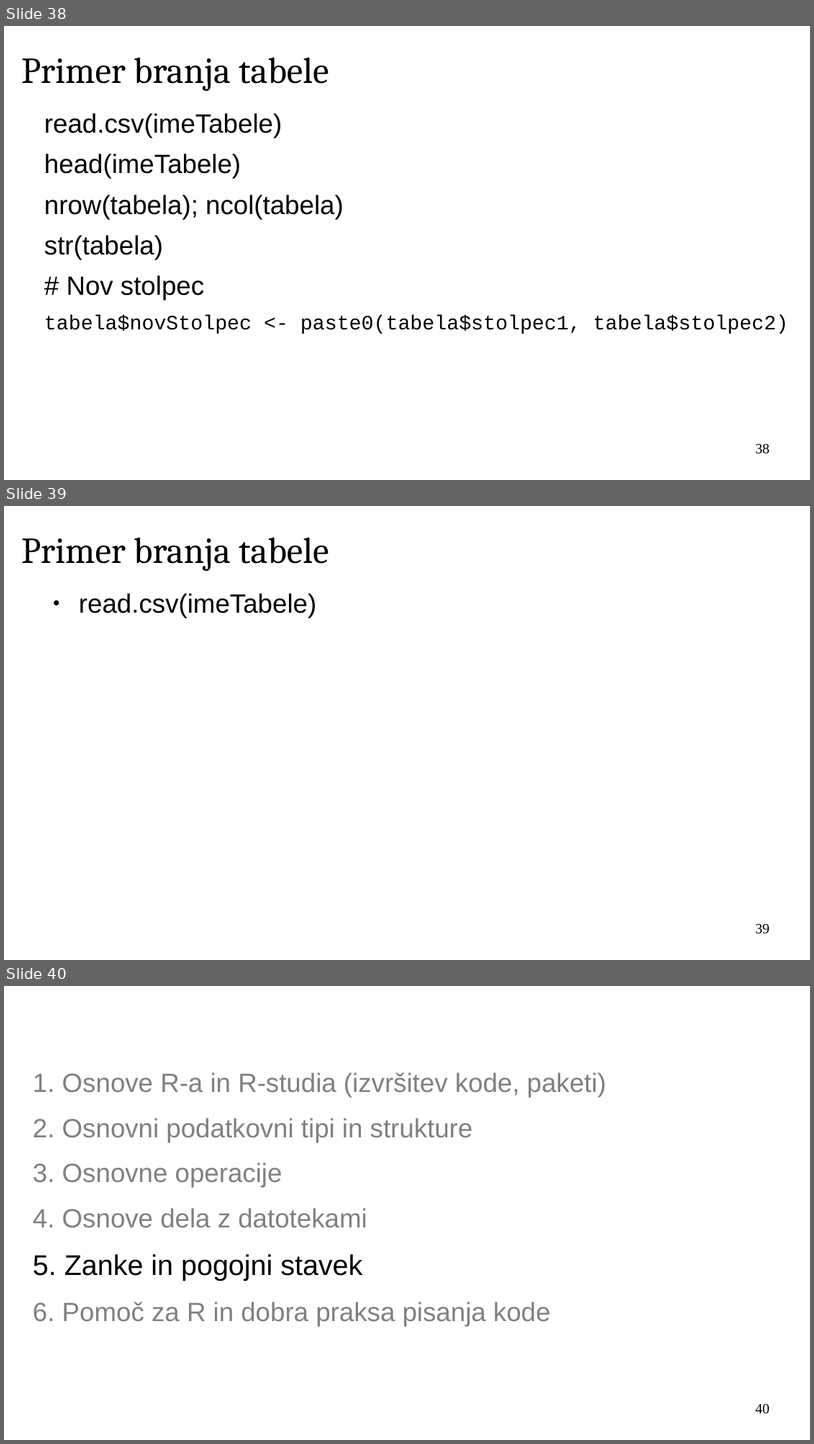
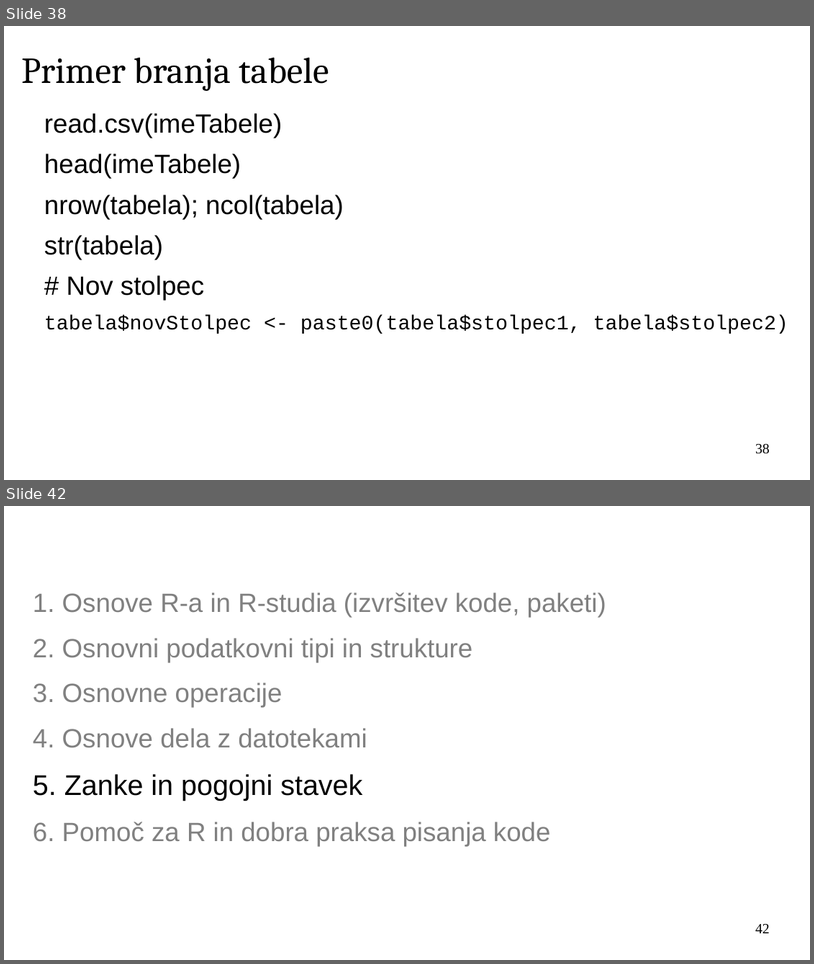
Before and after one commit to janaobsteter/R_tecaj, a slide deck: IT_Rtecaj.odp. Shown one above the other, each under a label of ours: slides 38, 39 and 40 before the commit, slides 38 and 42 after it; the slides between them are not shown. The pictures are 814x1444 and 814x964 pixels, drawn with LibreOffice and Linux fonts; fonts in the diff are those of the drawing; background and template pictures are left out. Boxes give left, top, right and bottom in pixels: in the first picture for what was removed or moved away, otherwise in the second. Text is boxed around its words. In the diff, an @@ line names an element or a change of style, - is before the commit and + after.

```diff
--- a/IT_Rtecaj.odp
+++ b/IT_Rtecaj.odp
@@ slide 39 removed at [4,506,810,960], background #FFFFFF @@
@@ title removed at [21,537,329,571] @@
-Primer branja tabele
@@ text removed at [79,593,316,618] @@
-● read.csv(imeTabele)
@@ page number removed at [756,924,770,934] @@
-39
@@ what was slide 40 is now slide 42 @@
@@ page number at [756,924,770,933]: text changed @@
-40
+42
```
Also in this commit, not shown: 3 slides added, 4 other files.
